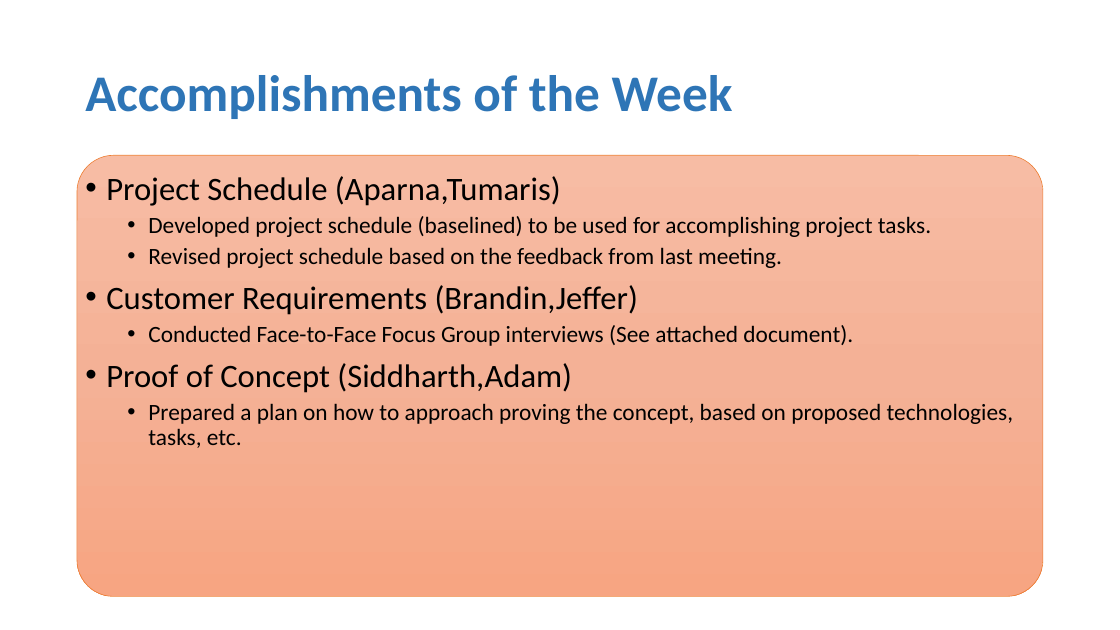
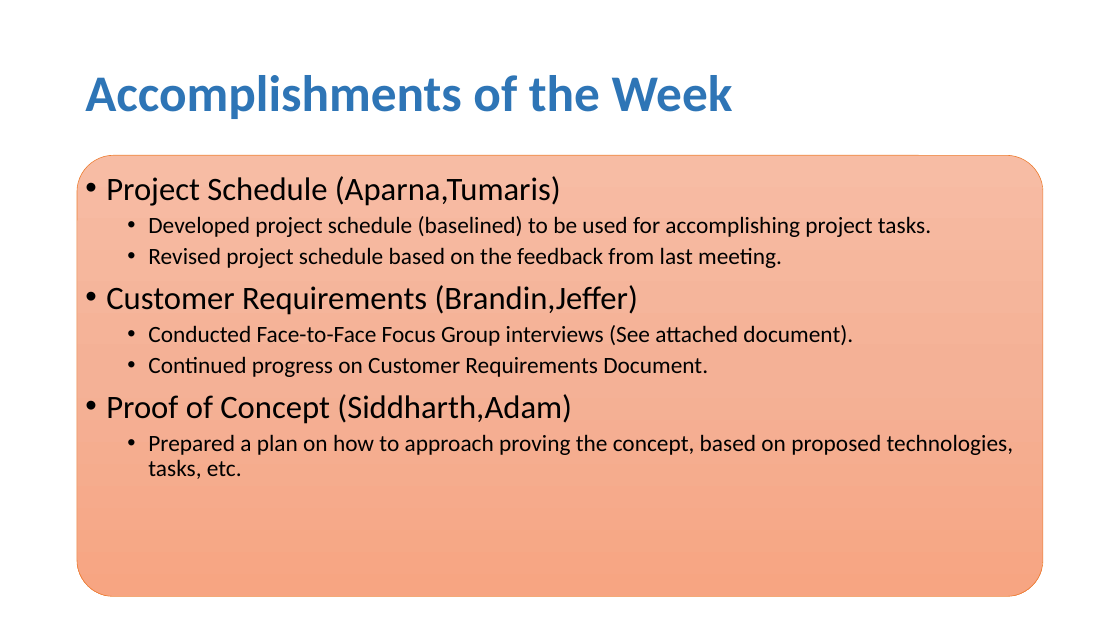
Before and after one commit to Bbulicki/MarchingMasters, a slide deck: slide 2 of Documents/Meeting Updates/MarchingMasters-1020.pptx. Drawn at 1120x630 pixels with LibreOffice and Linux fonts; fonts in the diff are those of the drawing. Boxes give left, top, right and bottom in pixels: in the first picture for what was removed or moved away, otherwise in the second. Text is boxed around its words. In the diff, an @@ line names an element or a change of style, - is before the commit and + after.

```diff
--- a/Documents/Meeting Updates/MarchingMasters-1020.pptx
+++ b/Documents/Meeting Updates/MarchingMasters-1020.pptx
@@ text at box(148, 356, 708, 377): paragraph added @@
+  • Continued progress on Customer Requirements Document.
```
Also in this commit, not shown: 1 other slide changed.
